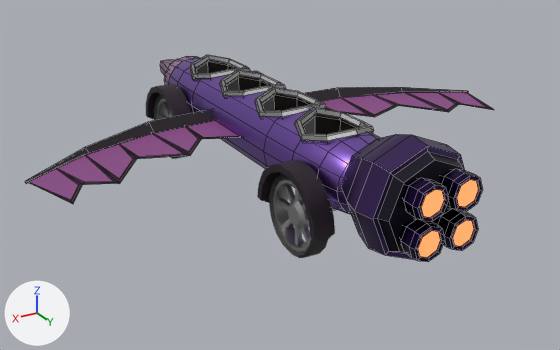
The Blender file Art/Hussy HACKS/Hussy Hacks Car.blend: old version first, new version second.
Both versions are drawn from a 50 mm camera at (6.52, 10.36, 4.58) aimed at (0.18, -0.21, -0.71). Arrows for +X, +Y and +Z are at lower left; the lights stay in place. Mesh edges are drawn as thin lines on the coarser meshes.

The older version as bpy lines, for what is in view:
```python
me_circle = bpy.data.meshes.new('Circle')
me_circle.from_pydata(...)  # 558 vertices, 520 faces; spans x -0.1..0.32, y -0.82..5.46, z -0.66..0.81
me_circle.polygons.foreach_set('use_smooth', [True] * 520)
# faces by material slot: [276, 244]
me_circle.materials.append(mat_vertex_colours)
me_circle.materials.append(mat_vertex_colours_metal)
me_cube_012 = bpy.data.meshes.new('Cube.012')
me_cube_012.from_pydata(...)  # 881 vertices, 865 faces; spans x -4.36..4.36, y -5.47..3.73, z -0.83..0.98
me_cube_012.polygons.foreach_set('use_smooth', [True] * 865)
# faces by material slot: [633, 4, 228]
me_cube_012.materials.append(mat_vertex_colours_metal)
me_cube_012.materials.append(mat_vertex_colours_emission)
me_cube_012.materials.append(mat_vertex_colours)
ob_hussy_hack_flying_car = bpy.data.objects.new('Hussy Hack Flying Car', me_cube_012)
ob_hussy_hack_flying_car.location = (0.0, 0.0, 0.0)
ob_wheels_l = bpy.data.objects.new('Wheels_L', me_circle)
ob_wheels_l.parent = ob_hussy_hack_flying_car
ob_wheels_l.location = (0.792, -3.173, -0.579)
```
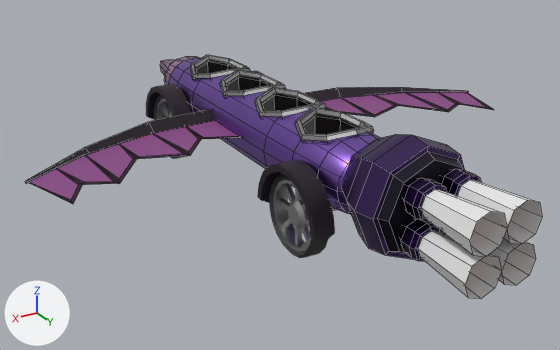
Patch to the scene script:
```diff
--- a/Art/Hussy HACKS/Hussy Hacks Car.blend.py
+++ b/Art/Hussy HACKS/Hussy Hacks Car.blend.py
@@ mat_gradient_yellow @@
+mat_gradient_yellow = principled_material('Gradient Yellow')
+mat_gradient_yellow.base_color = (0.8, 0.8, 0.8)  # white #e7e7e7
@@ me_cube_001 @@
+me_cube_001.from_pydata(...)  # 64 vertices, 32 faces; spans x -0.593..0.593, y 0.0..0.988, z -0.588..0.588
+me_cube_001.polygons.foreach_set('use_smooth', [True] * 32)
+me_cube_001.materials.append(mat_gradient_yellow)  # white #e7e7e7
@@ ob_car_jet_blast @@
+ob_car_jet_blast = bpy.data.objects.new('Car Jet Blast', me_cube_001)
+ob_car_jet_blast.parent = ob_hussy_hack_flying_car
+ob_car_jet_blast.location = (-0.0156, 3.706, 0.0786)
```

Pixel boxes [x1, y1, x2, y2] of what changed, in the pictures (560 x 350 px):
'Car Jet Blast', added
    after: [418, 180, 542, 299]
